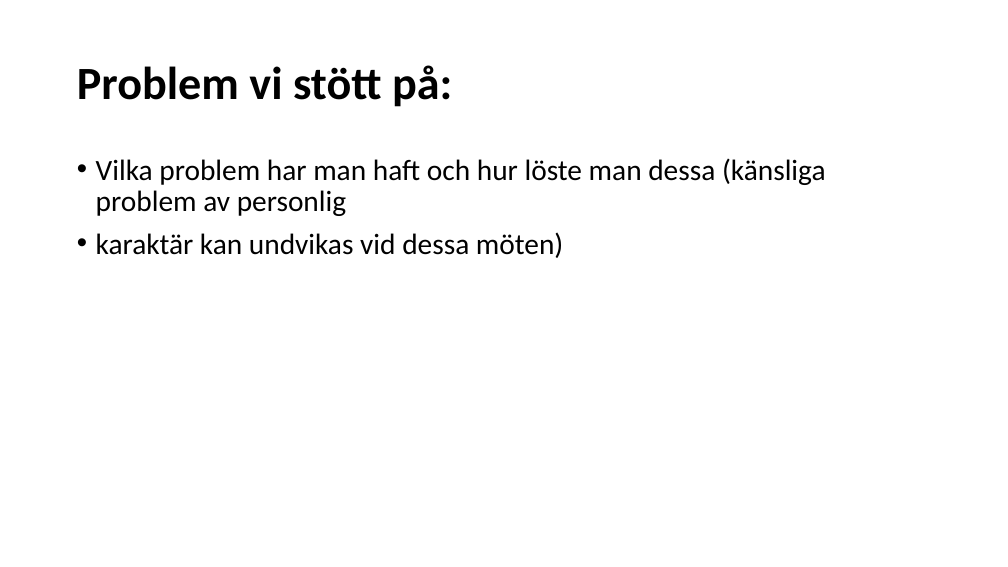
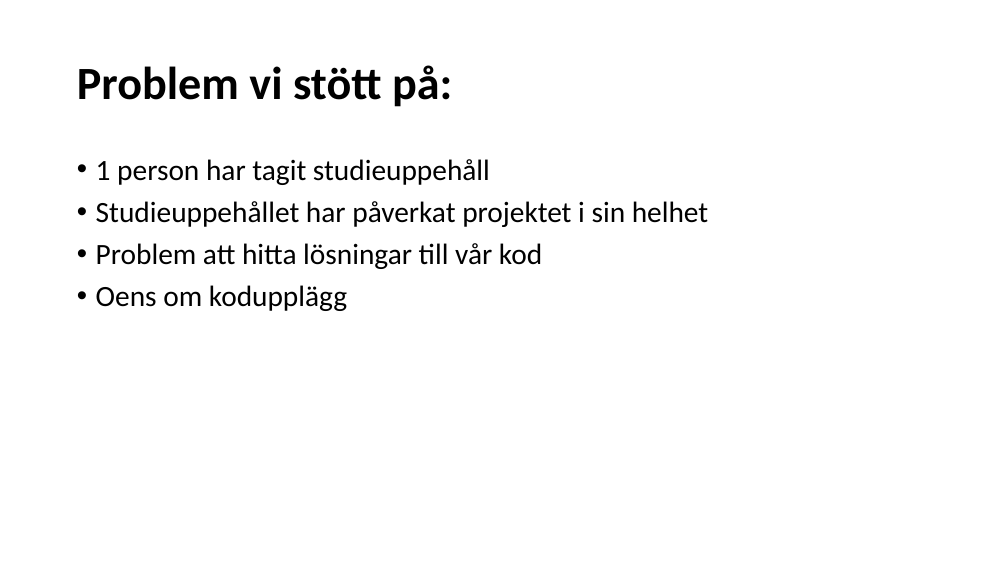
Before and after one commit to natbjo93/agilis, a slide deck: slide 7 of RS3.pptx. Drawn at 1008x567 pixels with LibreOffice and Linux fonts; fonts in the diff are those of the drawing. Boxes give left, top, right and bottom in pixels: in the first picture for what was removed or moved away, otherwise in the second. Text is boxed around its words. In the diff, an @@ line names an element or a change of style, - is before the commit and + after.

```diff
--- a/RS3.pptx
+++ b/RS3.pptx
@@ text at (96,159,708,311): text changed @@
-• Vilka problem har man haft och hur löste man dessa (känsliga problem av personlig
-• karaktär kan undvikas vid dessa möten)
+• 1 person har tagit studieuppehåll
+• Studieuppehållet har påverkat projektet i sin helhet
+• Problem att hitta lösningar till vår kod
+• Oens om kodupplägg
```
Also in this commit, not shown: 6 other slides changed.
